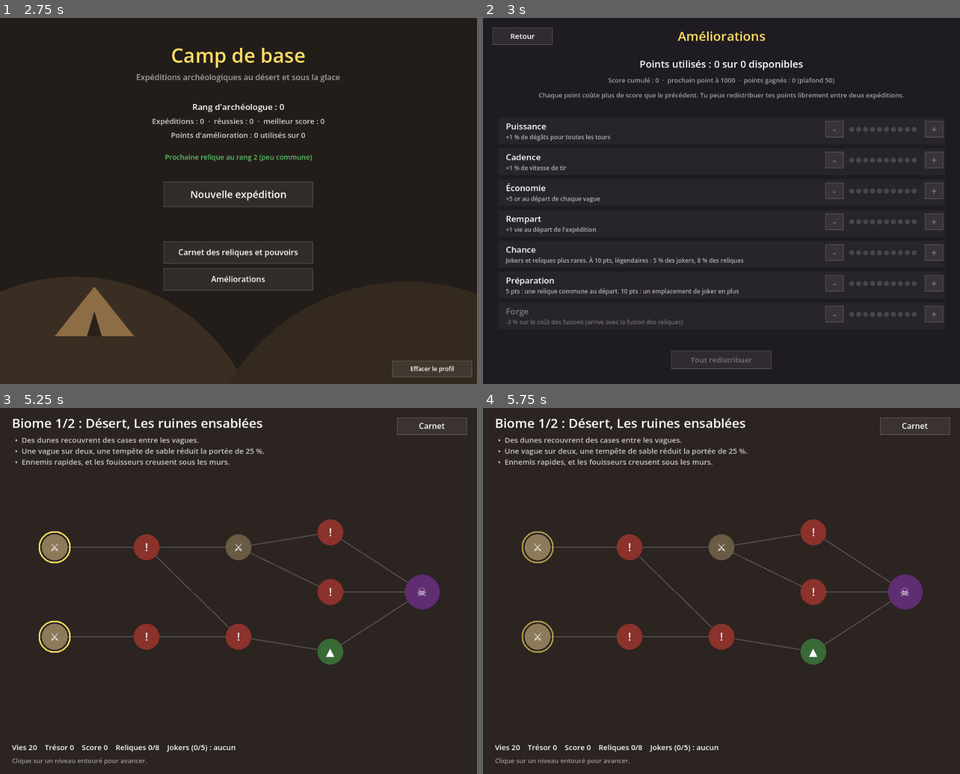
Above: before the commit, frames 1-4 (two rows, left to right).
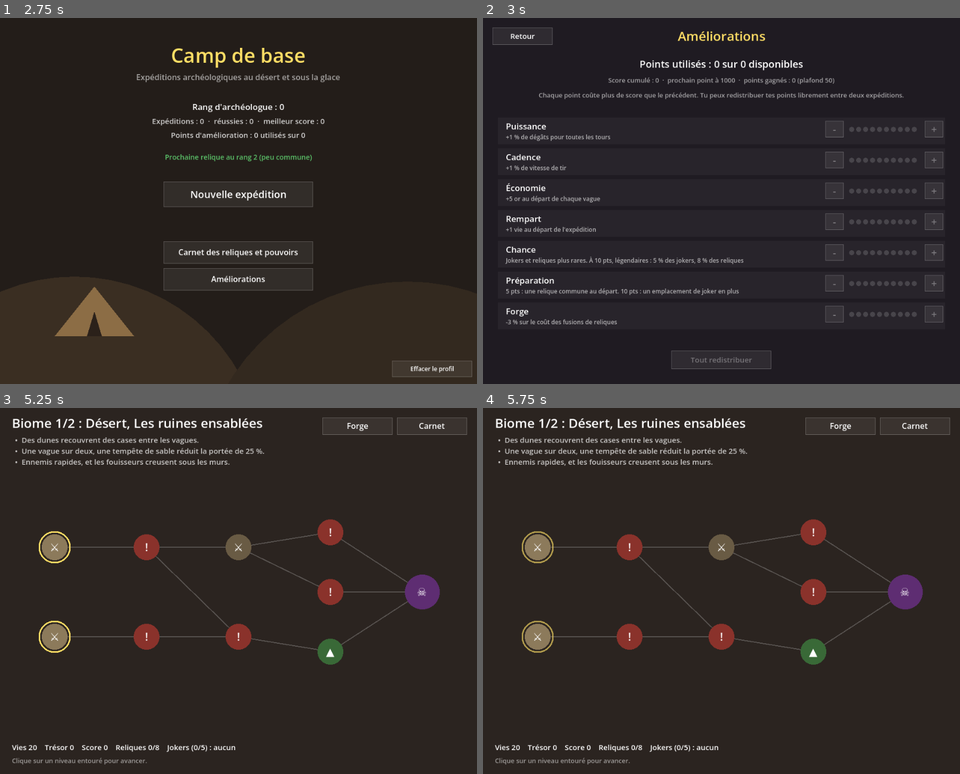
Above: after the commit, the same moments.

Repository: lamierizcoree/tower-defense-archeo
Game: Godot game, scene res://scenes/hub.tscn
The game is run twice, just before and just after one commit, with the same random seed, the same clock (stepped at 60 frames per second) and the same inputs.
Inputs (mouse positions are in pixels of both pictures, inside the frame that each line leads up to):
- Up to frame 1 (2.75 s): tap Enter at 0.5, 2 s; move the mouse to (343, 182) at 0.52 s; tap 2 at 0.6 s; click (343, 182) at 0.67 s; tap Space at 0.77, 1.07, 1.25, 1.52, 1.82 s; tap 3 at 0.8, 1.35 s; move the mouse to (143, 219) at 1.27 s; click (143, 219) at 1.42 s; tap 4 at 1.55, 2.1 s; move the mouse to (286, 120) at 2.02 s; click (286, 120) at 2.17 s; tap 5 at 2.3 s
- Up to frame 2 (3 s): tap Space at 2.75 s; move the mouse to (697, 274) at 2.77 s; tap 5 at 2.85 s; click (697, 274) at 2.92 s
- Up to frame 3 (5.25 s): tap Space at 3.02, 3.32, 3.77, 4.07, 4.52, 4.82, 5 s; tap 6 at 3.05, 3.6 s; tap Enter at 3.5 s; move the mouse to (381, 645) at 3.52 s; click (381, 645) at 3.67 s; tap 7 at 3.8, 4.35 s; tap Escape at 4.15 s; move the mouse to (95, 536) at 4.27 s; click (95, 536) at 4.42 s; tap E at 4.55, 5.1 s; move the mouse to (262, 591) at 5.02 s; click (262, 591) at 5.17 s
- Up to frame 4 (5.75 s): tap 2 at 5.3 s

Frame 1 is identical in both runs. In frame 2, 0.2% of the frame differs, in the area x 4-42%, y 79-85%; in frame 3, 0.1%; in frame 4, 0.1%.

Commit message:
Ajoute la fusion de reliques à la forge
- Deux reliques de même rareté donnent une relique de la rareté au-dessus,
  en gardant si possible leur bonus commun. Deux rares donnent une légendaire.
- Forge accessible depuis la carte (payée en trésor) ou depuis le feu de camp (offerte).
- L'amélioration permanente Forge est activée : -3 % sur le prix par point.

Co-Authored-By: Claude Opus 5.5 <noreply@anthropic.com>
Claude-Session: https://claude.ai/code/session_017Les4UNgp6wHmFov6jEZHg

Diff:
--- /dev/null
+++ b/scenes/forge.tscn
@@ -0,0 +1,6 @@
+[gd_scene load_steps=2 format=3]
+
+[ext_resource type="Script" path="res://scripts/forge_screen.gd" id="1"]
+
+[node name="Forge" type="Node2D"]
+script = ExtResource("1")
--- a/scripts/camp_screen.gd
+++ b/scripts/camp_screen.gd
@@ -15,7 +15,7 @@
 
 
 func _option_rect(i: int) -> Rect2:
-	return Rect2(Vector2((Grid.SCREEN.x - OPTION_W) / 2.0, 250 + i * 86), Vector2(OPTION_W, 70))
+	return Rect2(Vector2((Grid.SCREEN.x - OPTION_W) / 2.0, 200 + i * 76), Vector2(OPTION_W, 64))
 
 
 func _joker_rect(i: int) -> Rect2:
@@ -30,7 +30,17 @@
 		["Se reposer", "+%d vies" % REST_LIVES, true],
 		["Fouiller les environs", "+%d trésor" % SEARCH_TREASURE, true],
 		["Alléger le sac", "Retirer un joker pour faire de la place", not Run.jokers.is_empty()],
+		["Forger", "Une fusion de reliques offerte", _can_forge()],
 	]
+
+
+## Au moins deux reliques de même rareté (pas légendaires) ?
+func _can_forge() -> bool:
+	for i in Run.relics.size():
+		for j in range(i + 1, Run.relics.size()):
+			if Relics.fusion_problem(Run.relics[i], Run.relics[j]) == "":
+				return true
+	return false
 
 
 func _unhandled_input(event: InputEvent) -> void:
@@ -61,6 +71,9 @@
 					done = "Quelques babioles anciennes. +%d trésor." % SEARCH_TREASURE
 				2:
 					discarding = true
+				3:
+					Run.forge_free = true
+					get_tree().change_scene_to_file("res://scenes/forge.tscn")
 			return
 
 
--- a/scripts/data/relics.gd
+++ b/scripts/data/relics.gd
@@ -148,3 +148,70 @@
 			return pool[rng.randi_range(0, pool.size() - 1)]
 		index -= 1
 	return "silex"
+
+
+# --- Fusion ------------------------------------------------------------------
+## Deux reliques de même rareté (pas légendaires) fusionnent en une relique de la rareté
+## au-dessus. Si elles ont un bonus en commun (dégâts, cadence...), le résultat l'a aussi
+## si possible. Deux rares donnent une légendaire. Le prix est payé en trésor.
+const FUSION_COST := {"commun": 15, "non_commun": 30, "rare": 60}
+const STAT_KEYS := ["damage", "rate", "range", "effect"]
+const STAT_NAMES := {"damage": "dégâts", "rate": "cadence", "range": "portée", "effect": "effets spéciaux"}
+
+
+## "" si la fusion est possible, sinon la raison.
+static func fusion_problem(a: String, b: String) -> String:
+	if DATA[a]["rarity"] != DATA[b]["rarity"]:
+		return "Il faut deux reliques de même rareté."
+	if is_legendary(a):
+		return "Les reliques légendaires ne se fusionnent pas."
+	return ""
+
+
+static func next_rarity(rarity: String) -> String:
+	return RARITIES[mini(RARITIES.find(rarity) + 1, RARITIES.size() - 1)]
+
+
+## Bonus communs aux deux reliques (sinon ceux de l'une ou l'autre).
+static func fusion_stats(a: String, b: String) -> Array:
+	var shared := []
+	var any := []
+	for k in STAT_KEYS:
+		if DATA[a].has(k) and DATA[b].has(k):
+			shared.append(k)
+		if DATA[a].has(k) or DATA[b].has(k):
+			any.append(k)
+	return shared if not shared.is_empty() else any
+
+
+## Texte qui annonce le résultat probable d'une fusion.
+static func fusion_preview(a: String, b: String) -> String:
+	var target := next_rarity(DATA[a]["rarity"])
+	if target == "legendaire":
+		return "Une relique légendaire au hasard."
+	var names := []
+	for k in fusion_stats(a, b):
+		names.append(STAT_NAMES[k])
+	return "Une relique %s, plutôt %s." % [RARITY_NAMES[target].to_lower(), " ou ".join(names)]
+
+
+## Résultat de la fusion de a et b (reliques débloquées seulement si unlocked est donné).
+static func fuse(rng: RandomNumberGenerator, a: String, b: String, unlocked: Callable = Callable()) -> String:
+	var target := next_rarity(DATA[a]["rarity"])
+	if target == "legendaire":
+		return draw_legendary(rng, unlocked if unlocked.is_valid() else func(_id): return true)
+	var stats := fusion_stats(a, b)
+	var best := []
+	var fallback := []
+	for id in DATA:
+		if DATA[id]["rarity"] != target or (unlocked.is_valid() and not unlocked.call(id)):
+			continue
+		fallback.append(id)
+		for k in stats:
+			if DATA[id].has(k):
+				best.append(id)
+				break
+	var pool := best if not best.is_empty() else fallback
+	if pool.is_empty():
+		return draw(rng, target, 0.0, unlocked, target)
+	return pool[rng.randi_range(0, pool.size() - 1)]
--- a/scripts/data/upgrades.gd
+++ b/scripts/data/upgrades.gd
@@ -23,7 +23,7 @@
 	"rempart": {"name": "Rempart", "desc": "+1 vie au départ de l'expédition"},
 	"chance": {"name": "Chance", "desc": "Jokers et reliques plus rares. À 10 pts, légendaires : 5 % des jokers, 8 % des reliques"},
 	"preparation": {"name": "Préparation", "desc": "5 pts : une relique commune au départ. 10 pts : un emplacement de joker en plus"},
-	"forge": {"name": "Forge", "desc": "-3 % sur le coût des fusions (arrive avec la fusion des reliques)", "disabled": true},
+	"forge": {"name": "Forge", "desc": "-3 % sur le coût des fusions de reliques"},
 }
 
 
--- /dev/null
+++ b/scripts/forge_screen.gd
@@ -0,0 +1,144 @@
+extends Node2D
+## La forge : on fusionne deux reliques de même rareté en une relique plus rare.
+## Depuis la carte, la fusion se paie en trésor. Depuis le feu de camp, une fusion est offerte.
+
+const CARD := Vector2(200, 104)
+const FUSE := Rect2(380, 560, 200, 44)
+const LEAVE := Rect2(380, 650, 200, 44)
+
+var picked: Array[int] = []   # index des reliques choisies dans Run.relics
+var message := ""
+var result := ""              # dernière relique obtenue
+var from_camp := false        # venue du feu de camp (fusion offerte)
+
+
+func _ready() -> void:
+	from_camp = Run.forge_free
+
+
+func _process(_delta: float) -> void:
+	queue_redraw()
+
+
+func _card_rect(i: int) -> Rect2:
+	var col := i % 4
+	var row := i / 4
+	var total := 4 * CARD.x + 3 * 14.0
+	return Rect2(Vector2((Grid.SCREEN.x - total) / 2.0 + col * (CARD.x + 14.0), 190 + row * (CARD.y + 14.0)), CARD)
+
+
+## Prix de la fusion choisie (0 si elle est offerte).
+func cost() -> int:
+	if picked.size() < 2 or Run.forge_free:
+		return 0
+	var rarity: String = Relics.get_relic(Run.relics[picked[0]])["rarity"]
+	return int(ceil(Relics.FUSION_COST.get(rarity, 0) * Profile.forge_mult()))
+
+
+## "" si on peut fusionner maintenant, sinon la raison.
+func problem() -> String:
+	if picked.size() < 2:
+		return "Choisis deux reliques de même rareté."
+	var p := Relics.fusion_problem(Run.relics[picked[0]], Run.relics[picked[1]])
+	if p != "":
+		return p
+	if Run.treasure < cost():
+		return "Pas assez de trésor."
+	return ""
+
+
+func _leave() -> void:
+	if from_camp and Run.forge_free:
+		# fusion pas utilisée : on retourne au feu de camp choisir autre chose
+		Run.forge_free = false
+		get_tree().change_scene_to_file("res://scenes/camp.tscn")
+	elif from_camp:
+		Run.stop_done()
+	else:
+		get_tree().change_scene_to_file("res://scenes/map.tscn")
+
+
+func _unhandled_input(event: InputEvent) -> void:
+	if event is InputEventKey and event.pressed and event.keycode == KEY_ESCAPE:
+		_leave()
+		return
+	if not (event is InputEventMouseButton and event.pressed and event.button_index == MOUSE_BUTTON_LEFT):
+		return
+	var p := get_global_mouse_position()
+	if LEAVE.has_point(p):
+		_leave()
+		return
+	if FUSE.has_point(p) and problem() == "" and (not from_camp or Run.forge_free):
+		_fuse()
+		return
+	for i in Run.relics.size():
+		if _card_rect(i).has_point(p):
+			message = ""
+			if i in picked:
+				picked.erase(i)
+			elif picked.size() < 2:
+				picked.append(i)
+			else:
+				picked[1] = i
+			return
+
+
+func _fuse() -> void:
+	var a: String = Run.relics[picked[0]]
+	var b: String = Run.relics[picked[1]]
+	Run.treasure -= cost()
+	result = Relics.fuse(Run.rng, a, b, Profile.is_relic_unlocked)
+	# on retire les deux reliques (la plus loin d'abord pour garder les bons index)
+	var sorted := picked.duplicate()
+	sorted.sort()
+	Run.relics.remove_at(sorted[1])
+	Run.relics.remove_at(sorted[0])
+	Run.relics.append(result)
+	picked.clear()
+	message = "%s + %s  →  %s !" % [Relics.get_relic(a)["name"], Relics.get_relic(b)["name"], Relics.get_relic(result)["name"]]
+	Run.forge_free = false
+
+
+func _draw() -> void:
+	var font := ThemeDB.fallback_font
+	var mouse := get_global_mouse_position()
+	draw_rect(Rect2(Vector2.ZERO, Grid.SCREEN), Color("221a17"))
+	# braises
+	var glow := 0.5 + 0.5 * sin(Time.get_ticks_msec() / 200.0)
+	draw_circle(Vector2(480, 700), 160, Color(1.0, 0.4, 0.1, 0.03 + 0.02 * glow))
+	draw_string(font, Vector2(0, 70), "La forge", HORIZONTAL_ALIGNMENT_CENTER, Grid.SCREEN.x, 32, Color("ffb070"))
+	var sub := "Une fusion offerte par le feu de camp." if Run.forge_free else "Fusion faite. Bonne route !" if from_camp else "Deux reliques de même rareté donnent une relique plus rare."
+	draw_string(font, Vector2(0, 105), sub, HORIZONTAL_ALIGNMENT_CENTER, Grid.SCREEN.x, 15, Color(1, 1, 1, 0.65))
+	var prices := "Prix : commune %d, peu commune %d, rare %d trésor" % [
+		ceil(Relics.FUSION_COST["commun"] * Profile.forge_mult()), ceil(Relics.FUSION_COST["non_commun"] * Profile.forge_mult()), ceil(Relics.FUSION_COST["rare"] * Profile.forge_mult())]
+	draw_string(font, Vector2(0, 140), "Trésor : %d    ·    %s" % [Run.treasure, "gratuit" if Run.forge_free else prices], HORIZONTAL_ALIGNMENT_CENTER, Grid.SCREEN.x, 15, Color.WHITE)
+
+	if Run.relics.is_empty():
+		draw_string(font, Vector2(0, 260), "Tu n'as aucune relique.", HORIZONTAL_ALIGNMENT_CENTER, Grid.SCREEN.x, 17, Color(1, 1, 1, 0.5))
+	for i in Run.relics.size():
+		var id: String = Run.relics[i]
+		var rel := Relics.get_relic(id)
+		var color: Color = Relics.RARITY_COLORS[rel["rarity"]]
+		var r := _card_rect(i)
+		var chosen := i in picked
+		var hot := r.has_point(mouse)
+		draw_rect(r, Color(1, 1, 1, 0.14 if (hot or chosen) else 0.05))
+		draw_rect(r, Color("ffb070") if chosen else color, false, 3.5 if chosen else 1.5)
+		draw_circle(r.position + Vector2(16, 18), 6.0, color)
+		draw_string(font, r.position + Vector2(28, 24), rel["name"], HORIZONTAL_ALIGNMENT_LEFT, r.size.x - 34, 14, Color.WHITE)
+		draw_string(font, r.position + Vector2(10, 44), Relics.RARITY_NAMES[rel["rarity"]], HORIZONTAL_ALIGNMENT_LEFT, -1, 11, color)
+		draw_multiline_string(font, r.position + Vector2(10, 62), Relics.describe_short(id), HORIZONTAL_ALIGNMENT_LEFT, r.size.x - 20, 11, 3, Color(1, 1, 1, 0.75))
+
+	# Aperçu et bouton
+	var info := problem()
+	if picked.size() == 2 and Relics.fusion_problem(Run.relics[picked[0]], Run.relics[picked[1]]) == "":
+		var preview := Relics.fusion_preview(Run.relics[picked[0]], Run.relics[picked[1]])
+		draw_string(font, Vector2(0, 520), preview, HORIZONTAL_ALIGNMENT_CENTER, Grid.SCREEN.x, 16, Color("ffd59a"))
+	elif message == "":
+		draw_string(font, Vector2(0, 520), info, HORIZONTAL_ALIGNMENT_CENTER, Grid.SCREEN.x, 15, Color(1, 1, 1, 0.55))
+	var label := "Fusionner" + ("" if cost() == 0 else " (%d)" % cost())
+	if not from_camp or Run.forge_free:
+		UI.button(self, FUSE, label, FUSE.has_point(mouse), info == "")
+	if message != "":
+		draw_string(font, Vector2(0, 630), message, HORIZONTAL_ALIGNMENT_CENTER, Grid.SCREEN.x, 17, Color("ffe066"))
+	UI.button(self, LEAVE, "Retour au camp" if Run.forge_free else "Repartir", LEAVE.has_point(mouse))
--- a/scripts/map_screen.gd
+++ b/scripts/map_screen.gd
@@ -9,6 +9,7 @@
 const HEIGHT := 360.0
 
 const CODEX_BUTTON := Rect2(800, 20, 140, 34)
+const FORGE_BUTTON := Rect2(650, 20, 140, 34)
 
 var hovered := Vector2i(-1, -1)
 
@@ -53,6 +54,10 @@
 			Run.codex_return = "res://scenes/map.tscn"
 			get_tree().change_scene_to_file("res://scenes/codex.tscn")
 			return
+		if FORGE_BUTTON.has_point(get_global_mouse_position()):
+			Run.forge_free = false
+			get_tree().change_scene_to_file("res://scenes/forge.tscn")
+			return
 		var n := _node_at(get_global_mouse_position())
 		if n in Run.reachable():
 			Run.enter_level(n)
@@ -64,6 +69,7 @@
 	var colors: Dictionary = biome["colors"]
 	draw_rect(Rect2(Vector2.ZERO, Grid.SCREEN), colors["background"])
 	UI.button(self, CODEX_BUTTON, "Carnet", CODEX_BUTTON.has_point(get_global_mouse_position()))
+	UI.button(self, FORGE_BUTTON, "Forge", FORGE_BUTTON.has_point(get_global_mouse_position()))
 
 	# En-tête : biome et règles
 	var title := "Biome %d/%d : %s, %s" % [Run.biome_index + 1, Biomes.count(), biome["name"], biome["subtitle"]]
--- a/scripts/profile.gd
+++ b/scripts/profile.gd
@@ -193,6 +193,11 @@
 	return 5 * level_of("economie")
 
 
+## Amélioration Forge : prix des fusions de reliques.
+func forge_mult() -> float:
+	return 1.0 - 0.03 * level_of("forge")
+
+
 func bonus_lives() -> int:
 	return level_of("rempart")
 
--- a/scripts/run_state.gd
+++ b/scripts/run_state.gd
@@ -29,6 +29,7 @@
 var points_gained := 0               # points d'amélioration gagnés à la fin de l'expédition
 var finished := false
 var codex_return := "res://scenes/hub.tscn"   # écran où revenir en quittant le carnet
+var forge_free := false             # fusion offerte par le feu de camp
 
 
 func new_run() -> void:
Not shown, added: scripts/forge_screen.gd.uid
